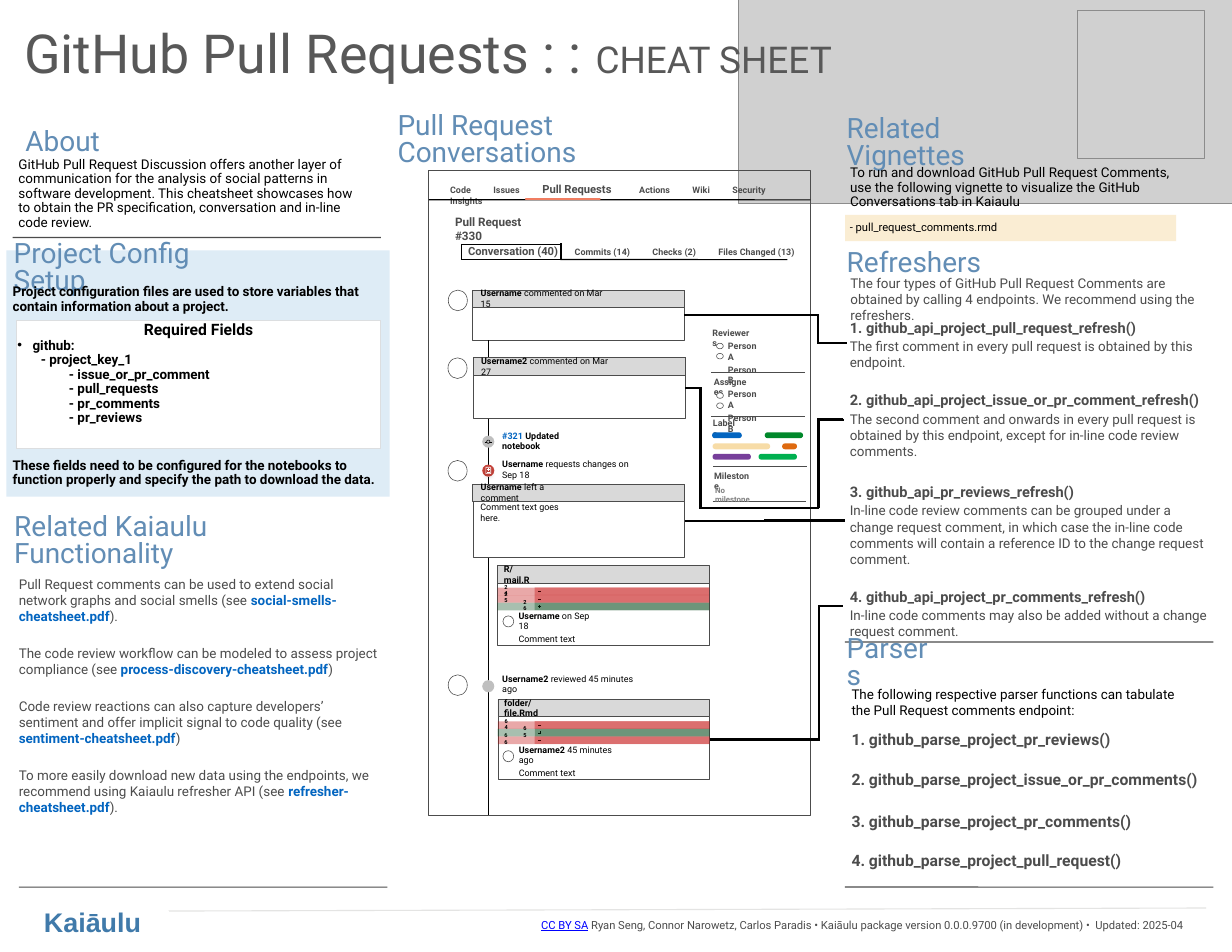
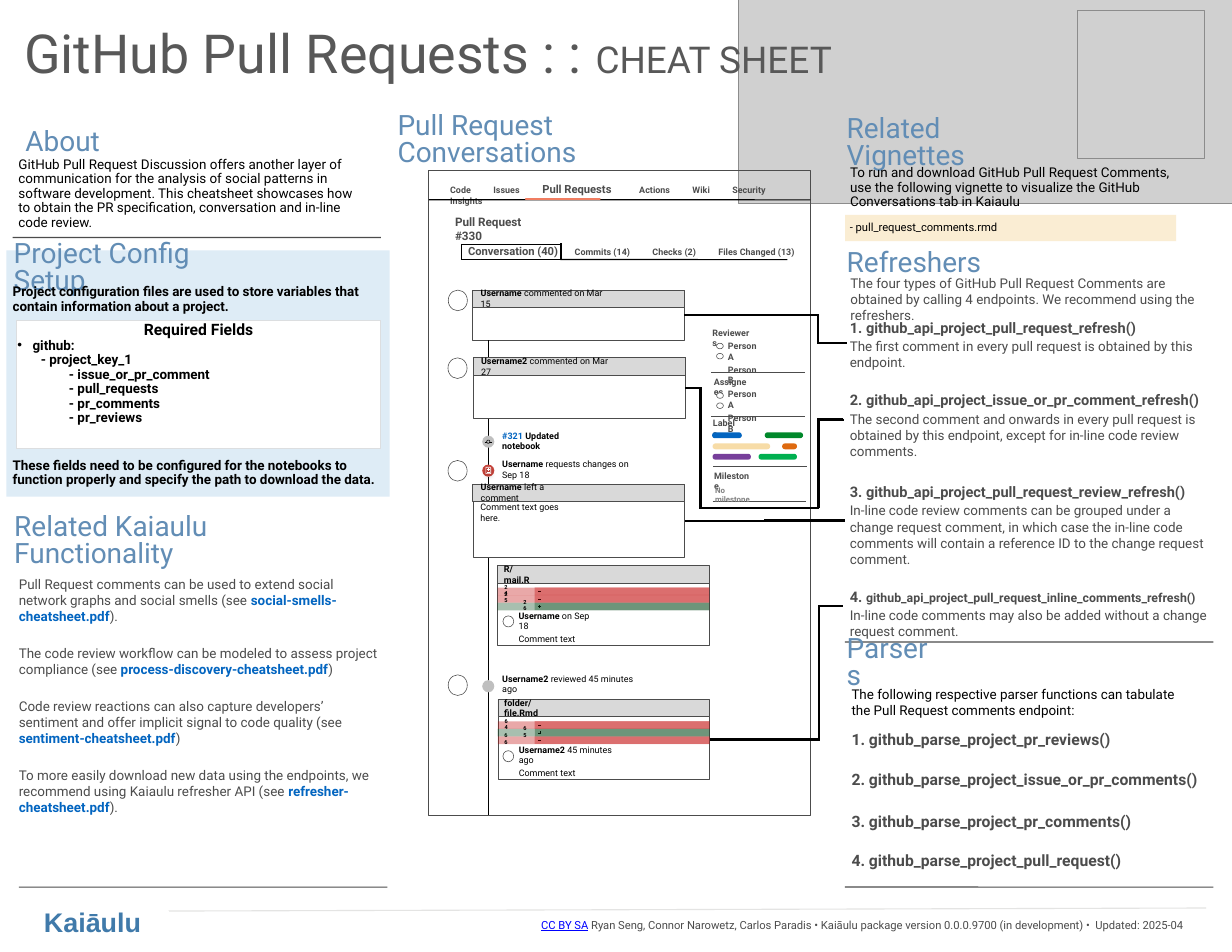
Before and after one commit to sailuh/kaiaulu_cheatsheet, a slide deck: slide 1 of cheatsheets/github-comments-cheatsheet.pptx. Drawn at 1232x952 pixels with LibreOffice and Linux fonts; fonts in the diff are those of the drawing; grey boxes stand for pictures; background and template pictures are left out. Boxes give left, top, right and bottom in pixels: in the first picture for what was removed or moved away, otherwise in the second. Text is boxed around its words. In the diff, an @@ line names an element or a change of style, - is before the commit and + after.

Commit message:
Update API nomenclature for GitHub Pull Request
See https://github.com/sailuh/kaiaulu/pull/330/commits/67b72b288cde82807396ee541e0d2213f4d13ad3

```diff
--- a/cheatsheets/github-comments-cheatsheet.pptx
+++ b/cheatsheets/github-comments-cheatsheet.pptx
@@ text at [850, 486, 1185, 500]: text changed @@
-3. github_api_pr_reviews_refresh()
+3. github_api_project_pull_request_review_refresh()
@@ text at [850, 591, 1196, 605]: text changed; size 13 to 11 pt @@
-4. github_api_project_pr_comments_refresh()
+4. github_api_project_pull_request_inline_comments_refresh()
```
Also in this commit, not shown: 1 other file.
